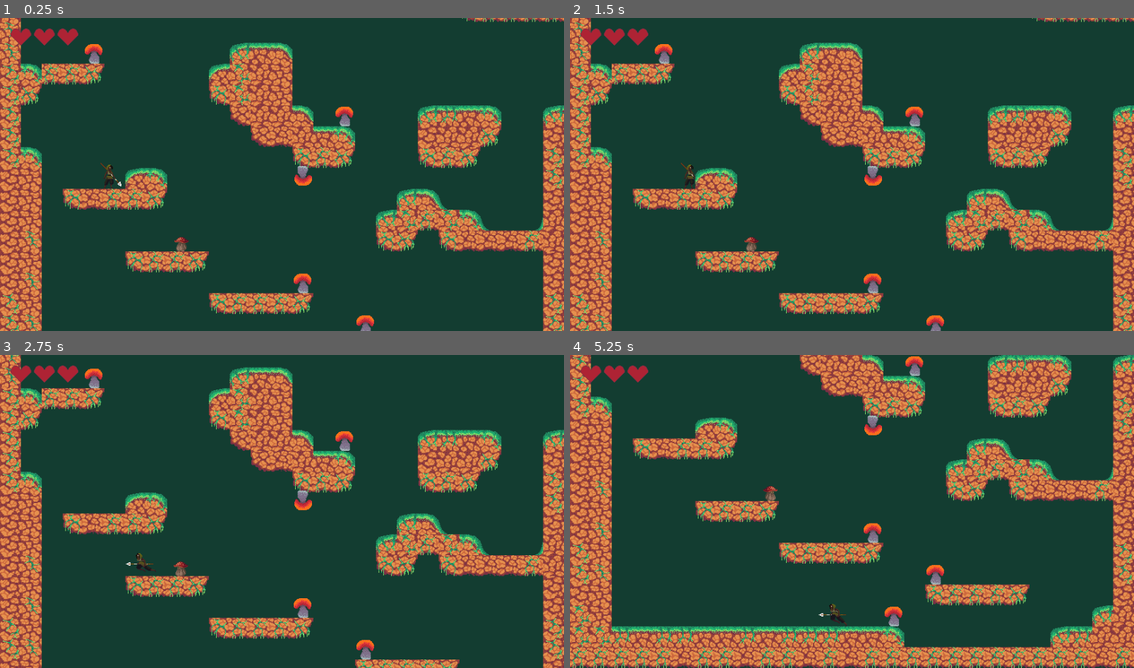
Above: before the commit, frames 1-4 (two rows, left to right).
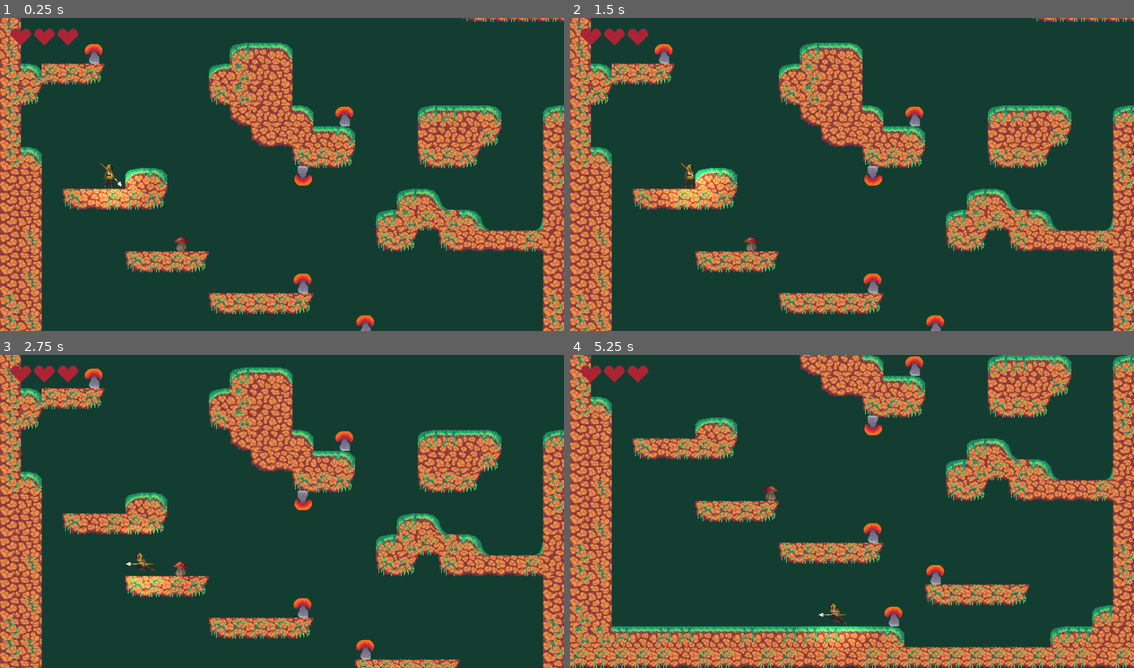
Above: after the commit, the same moments.

Repository: lemilonkh/GameOff23
Game: Godot game, scene res://scenes/main.tscn
The game is run twice, just before and just after one commit, with the same random seed, the same clock (stepped at 60 frames per second) and the same inputs.
Inputs:
- Up to frame 1 (0.25 s): no input
- Up to frame 2 (1.5 s): hold K (attack) 0.53-1.28 s; hold Right (move_right) from 0.53 s (still down); tap Space (jump) at 0.77 s; tap J (glide) at 1.35 s
- Up to frame 3 (2.75 s): tap Space (jump) at 1.52 s; release Right (move_right) at 2.03 s; hold Left (move_left) from 2.03 s (still down); hold Shift from 2.03 s (still down)
- Up to frame 4 (5.25 s): release Left (move_left) at 2.78 s; release Shift at 2.78 s; hold Right (move_right) 2.78-4.28 s; tap K (attack) at 2.85 s; tap Space (jump) at 3.02, 3.77, 4.52 s; hold J (glide) 3.53-4.28 s; hold Left (move_left) 4.28-5.03 s; tap Shift at 4.35 s; hold Right (move_right) from 5.03 s (still down); hold K (attack) from 5.03 s (still down)

The runs differ from the first frame. In frame 1, 0.9% of the frame differs, in the area x 13-27%, y 46-62%; in frame 2, 1.0%, in the area x 15-28%, y 46-62%; in frame 3, 0.6%; in frame 4, 0.6%.

Commit message:
Add light source to player

Diff:
--- a/scenes/player.tscn
+++ b/scenes/player.tscn
@@ -329,6 +329,17 @@
 radius = 8.0
 height = 40.0
 
+[sub_resource type="Gradient" id="Gradient_b4r1s"]
+offsets = PackedFloat32Array(0, 0.72)
+colors = PackedColorArray(1, 1, 1, 1, 0, 0, 0, 1)
+
+[sub_resource type="GradientTexture2D" id="GradientTexture2D_i2nwv"]
+gradient = SubResource("Gradient_b4r1s")
+width = 128
+height = 128
+fill = 1
+fill_from = Vector2(0.5, 0.5)
+
 [node name="Player" type="CharacterBody2D" groups=["Player"]]
 collision_layer = 2
 script = ExtResource("1_t485f")
@@ -352,6 +363,11 @@
 drag_horizontal_enabled = true
 drag_vertical_enabled = true
 editor_draw_limits = true
+
+[node name="PointLight2D" type="PointLight2D" parent="."]
+color = Color(0.996078, 0.847059, 0.509804, 1)
+texture = SubResource("GradientTexture2D_i2nwv")
+height = 4.0
 
 [node name="AnimationPlayer" type="AnimationPlayer" parent="."]
 
Not shown: 1 places in scenes/player.tscn that only renumber resources
